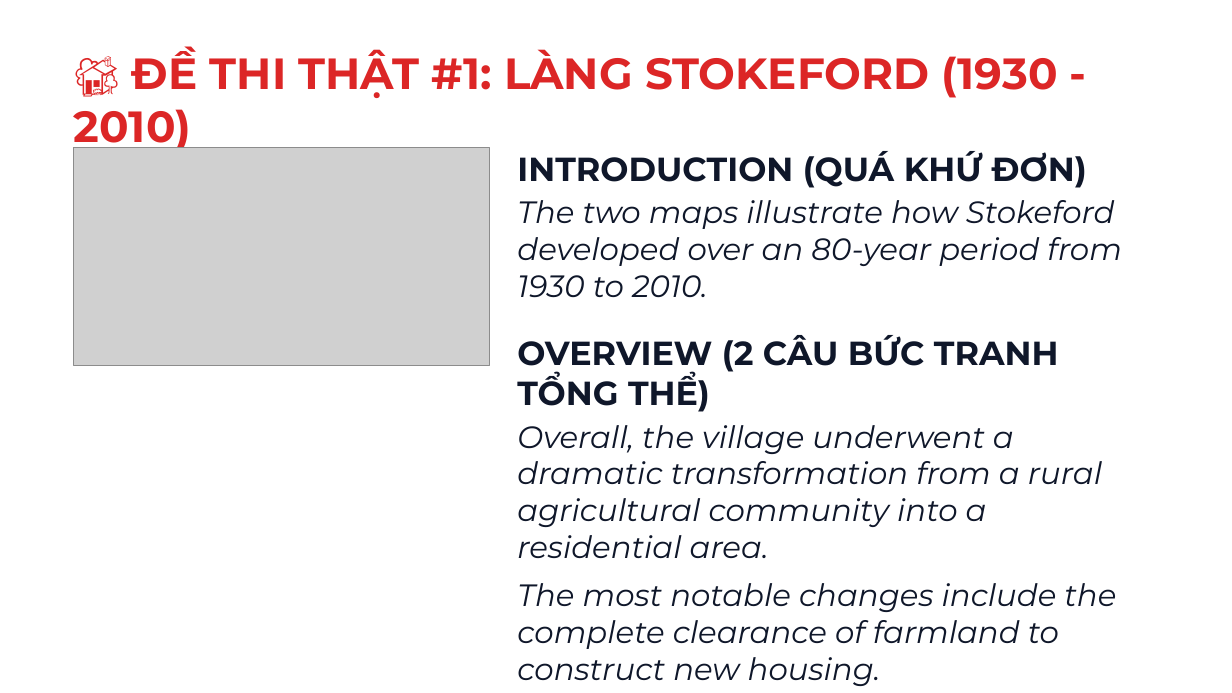
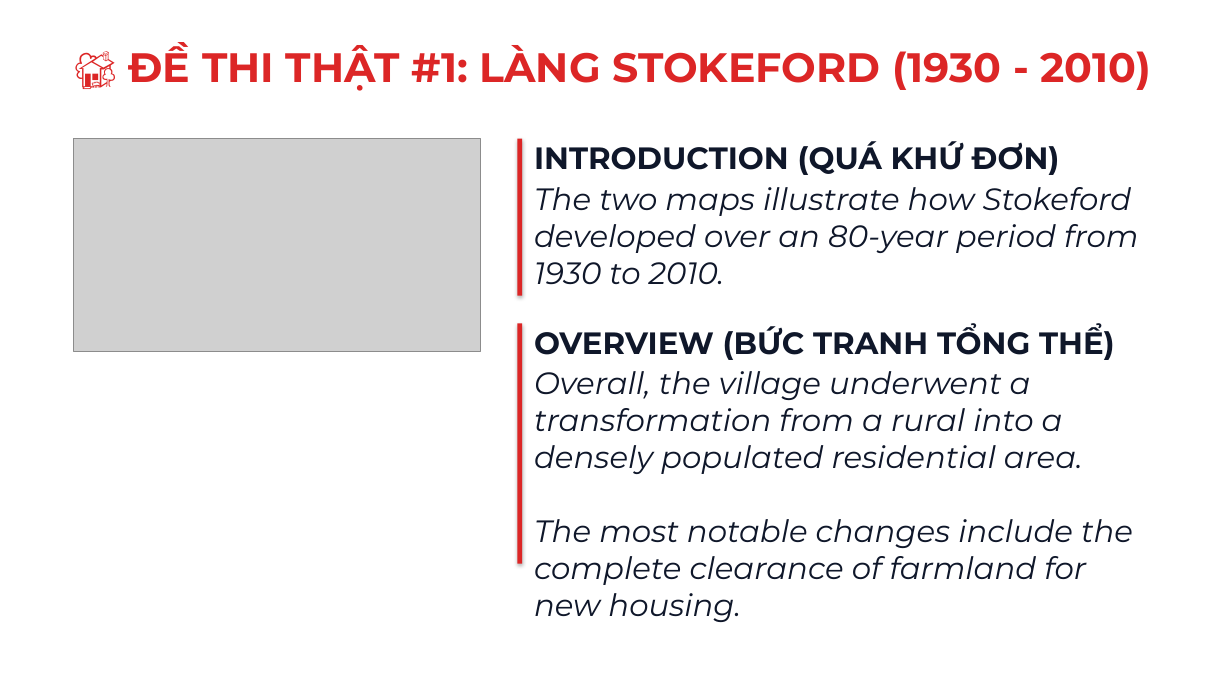
Before and after one commit to snowflake-vibing/KnowledgeLibrary, a slide deck: slide 9 of IELTS/07_YouTube_Studio/01_Slides_Writing_Task1_Map.pptx. Drawn at 1232x693 pixels with LibreOffice and Linux fonts; fonts in the diff are those of the drawing; grey boxes stand for pictures. Boxes give left, top, right and bottom in pixels: in the first picture for what was removed or moved away, otherwise in the second. Text is boxed around its words. In the diff, an @@ line names an element or a change of style, - is before the commit and + after.

Commit message:
style(slides): add quote accent bars, 1-emoji headings, and fix text overflow

```diff
--- a/IELTS/07_YouTube_Studio/01_Slides_Writing_Task1_Map.pptx
+++ b/IELTS/07_YouTube_Studio/01_Slides_Writing_Task1_Map.pptx
@@ text "🏡 ĐỀ THI THẬT #1: ..." at <box>128,42,1152,91</box>: size 34 to 32 pt @@
@@ picture: place and size @@
-picture at <box>74,148,490,366</box>
+picture at <box>74,139,481,351</box>
@@ rectangle added at <box>518,139,522,296</box>, fill #DC2626 @@
@@ text added at <box>534,141,1138,284</box>, 24 pt, text #0F172A, italic @@
+INTRODUCTION (QUÁ KHỨ ĐƠN)
+The two maps illustrate how Stokeford developed over an 80-year period from 1930 to 2010.
@@ rectangle added at <box>518,323,522,564</box>, fill #DC2626 @@
@@ text at <box>534,324,1133,579</box>: text changed @@
-INTRODUCTION (QUÁ KHỨ ĐƠN)
-The two maps illustrate how Stokeford developed over an 80-year period from 1930 to 2010.
-OVERVIEW (2 CÂU BỨC TRANH TỔNG THỂ)
-Overall, the village underwent a dramatic transformation from a rural agricultural community into a residential area.
-The most notable changes include the complete clearance of farmland to construct new housing.
+OVERVIEW (BỨC TRANH TỔNG THỂ)
+Overall, the village underwent a transformation from a rural into a densely populated residential area.
+The most notable changes include the complete clearance of farmland for new housing.
```
Also in this commit, not shown: 10 other slides changed, 1 slide added, 2 other files.
